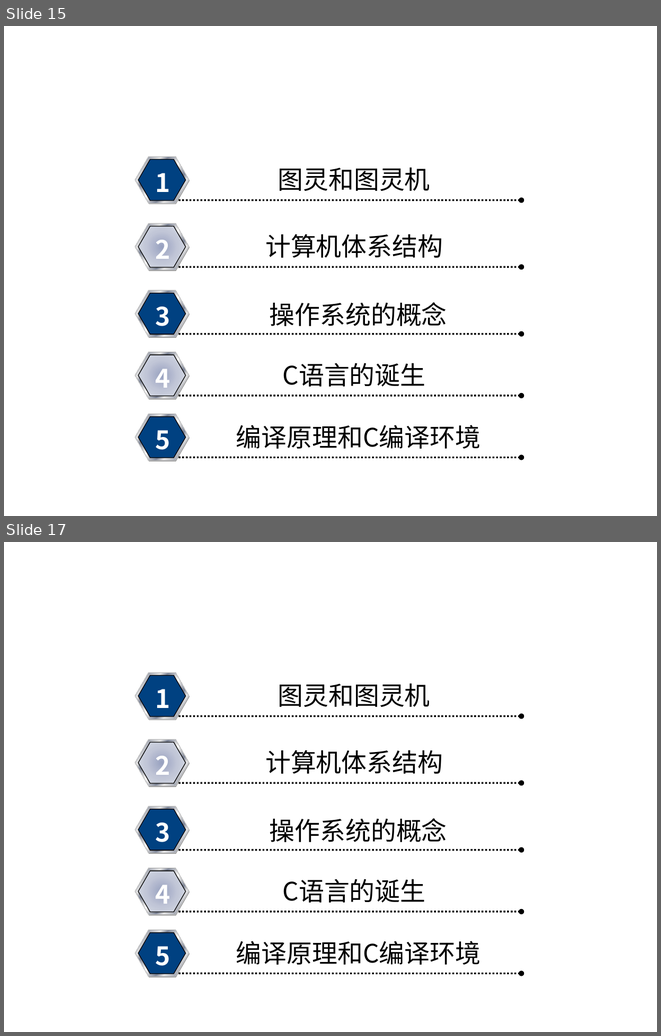
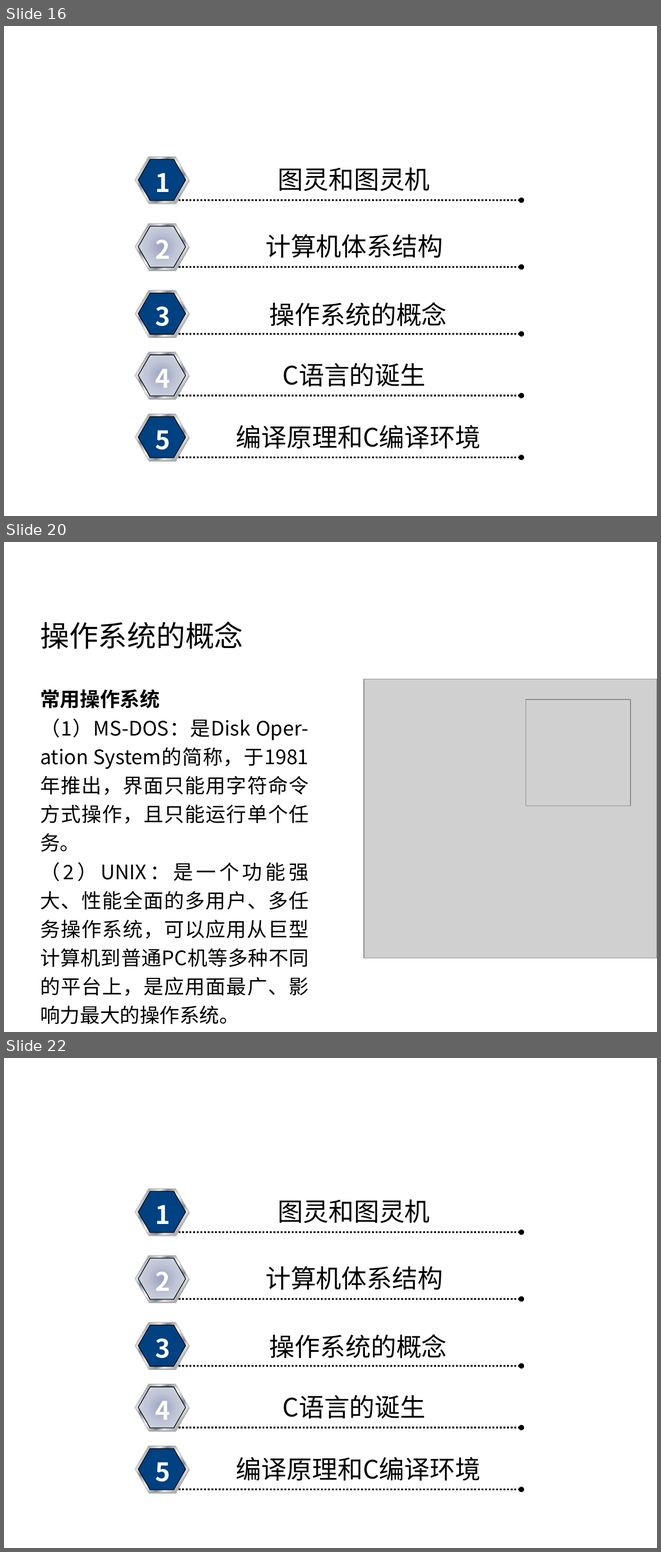
Before and after one commit to rshouc/Advanced-Programming-2018-Autumn, a slide deck: Slides/1 计算导论1.pptx. Shown one above the other, each under a label of ours: slides 15 and 17 before the commit, slides 16, 20 and 22 after it; the slides between them are not shown. The pictures are 661x1036 and 661x1552 pixels, drawn with LibreOffice and Linux fonts; fonts in the diff are those of the drawing; grey boxes stand for pictures; background and template pictures are left out. Boxes give left, top, right and bottom in pixels: in the first picture for what was removed or moved away, otherwise in the second. Text is boxed around its words. In the diff, an @@ line names an element or a change of style, - is before the commit and + after.

```diff
--- a/Slides/1 计算导论1.pptx
+++ b/Slides/1 计算导论1.pptx
@@ slide 20 added at (x1=4, y1=542, x2=657, y2=1032), background picture (left out) @@
@@ text added at (x1=248, y1=550, x2=595, y2=587), 28 pt, text #FFFFFF @@
+高级语言程序设计—计算导论
@@ text added at (x1=40, y1=622, x2=243, y2=649), 32 pt, text #000000 @@
+操作系统的概念
@@ picture added at (x1=364, y1=679, x2=657, y2=958) @@
@@ text added at (x1=40, y1=689, x2=309, y2=1024), 22 pt, text #000000 @@
+常用操作系统
+（1）MS-DOS：是Disk Oper- ation System的简称，于1981年推出，界面只能用字符命令方式操作，且只能运行单个任务。
+（2）UNIX：是一个功能强大、性能全面的多用户、多任务操作系统，可以应用从巨型计算机到普通PC机等多种不同的平台上，是应用面最广、影响力最大的操作系统。
@@ picture added at (x1=526, y1=699, x2=630, y2=805) @@
@@ what was slide 15 is now slide 16 @@
@@ what was slide 17 is now slide 22 @@
```
Also in this commit, not shown: 11 slides changed, 5 other slides added, 1 slide removed, 4 other files.
